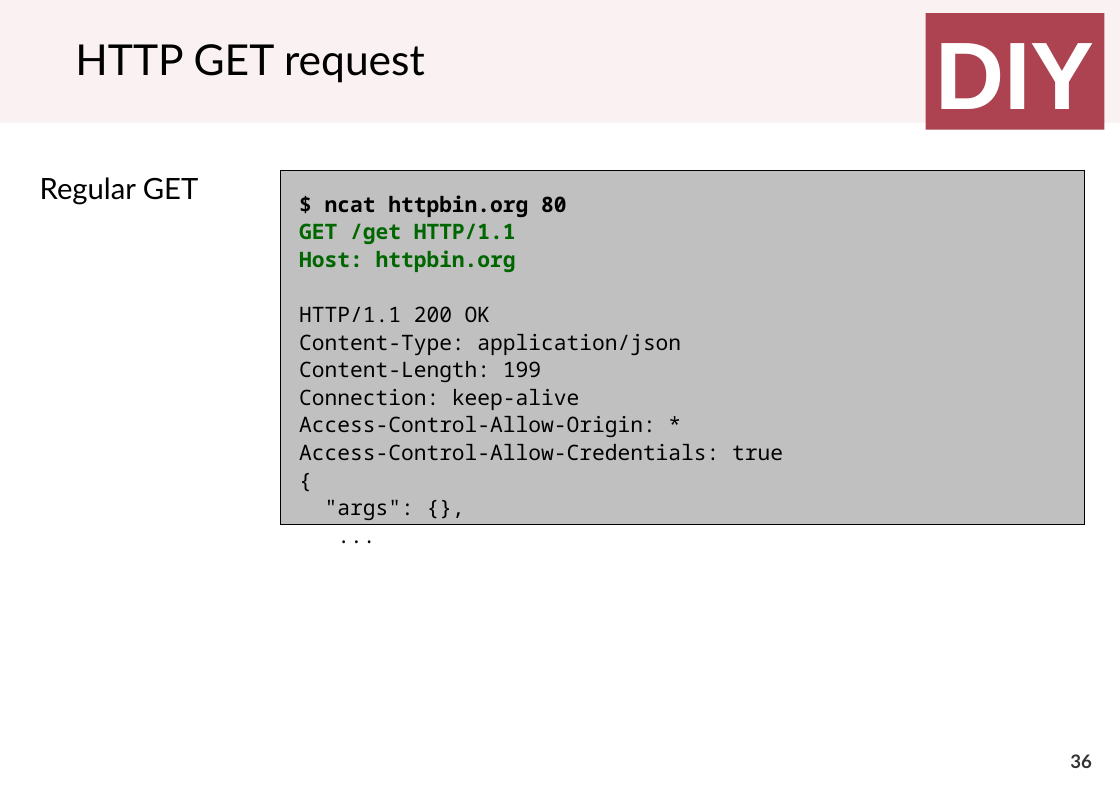
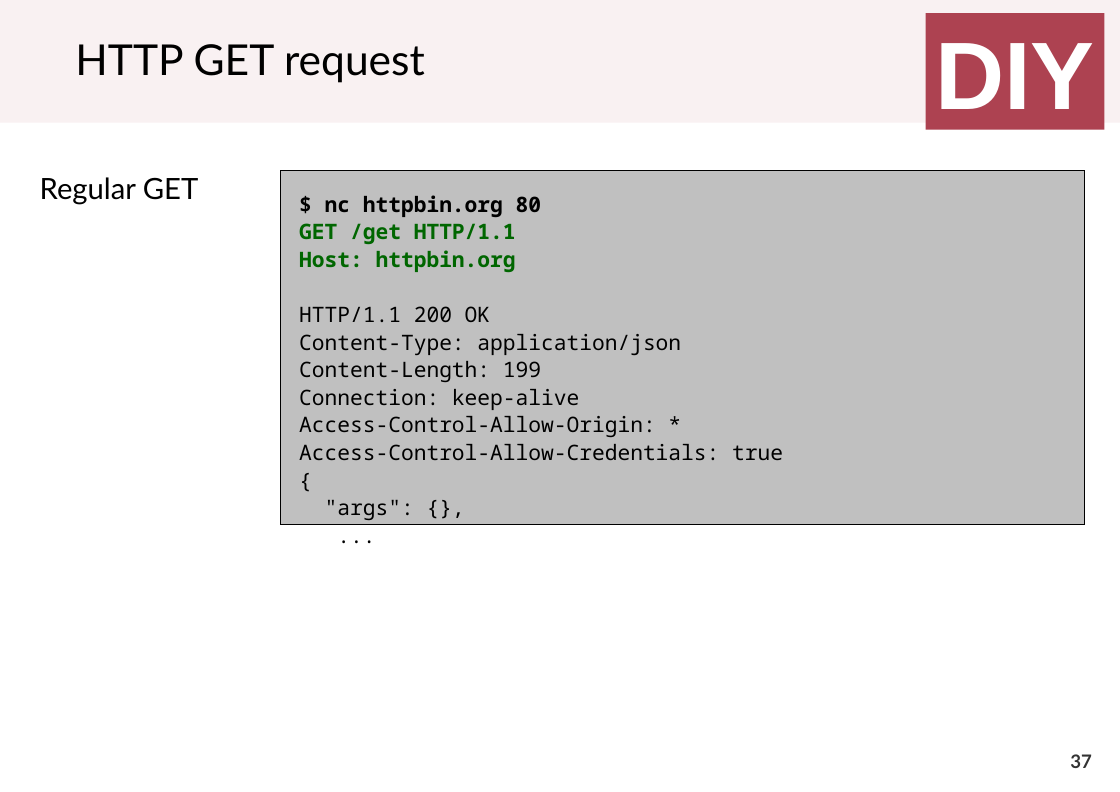
Before and after one commit to cletomartin/redes1, a slide deck: slide 37 of slides/application.odp (slide 36 before the commit). Drawn at 1120x792 pixels with LibreOffice and Linux fonts; fonts in the diff are those of the drawing. Boxes give left, top, right and bottom in pixels: in the first picture for what was removed or moved away, otherwise in the second. Text is boxed around its words. In the diff, an @@ line names an element or a change of style, - is before the commit and + after.

```diff
--- a/slides/application.odp
+++ b/slides/application.odp
@@ text in rectangle at [325, 195, 542, 217]: text changed @@
-$ ncat httpbin.org 80
+$ nc httpbin.org 80
@@ page number at [1070, 754, 1092, 768]: text changed @@
-36
+37
```
Also in this commit, not shown: 10 other slides changed, 3 slides added, 1 other file.
